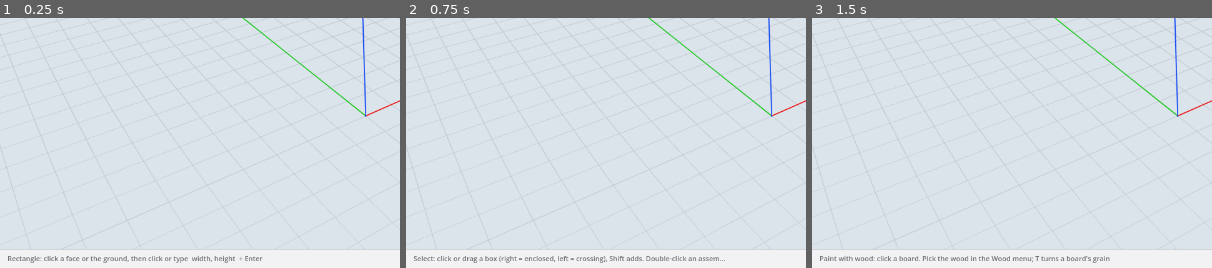
Above: before the commit, frames 1-3 (left to right).
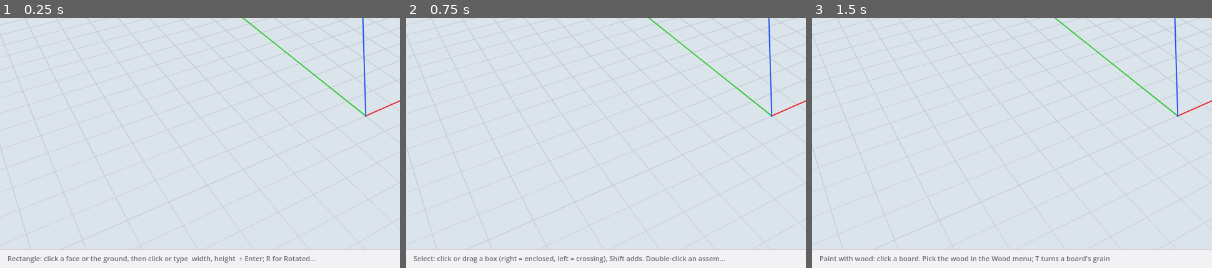
Above: after the commit, the same moments.

Repository: wweatherall/Napkin
Game: Godot game, scene res://main.tscn
Same seed, same stepped clock (60 frames per second), same inputs: the game is played once before the commit and once after it.
Inputs:
- Up to frame 1 (0.25 s): no input
- Up to frame 2 (0.75 s): click "Select" at 0.5 s
- Up to frame 3 (1.5 s): click "Paint" at 1.25 s
The pictures show only the part of the screen within x 0-50%, y 50-100%; the shares and areas given below are measured in that part.

The runs differ from the first frame. In frame 1, 0.1% of the frame differs, in the area x 65-79%, y 95-98%; in frame 2, nothing differs; in frame 3, nothing differs.
Error in both runs: Invalid assignment of property or key 'text' with value of type 'String' on a base object of type 'Nil'. (res://worker_process.gd:231)

Commit message:
H129: Rotated Rectangle (R toggle, 3-point gesture, rotated op/Plane)
Architecture-Impact: in the handoff - H129

Diff:
--- a/viewport/main.gd
+++ b/viewport/main.gd
@@ -938,7 +938,7 @@
 
 # The window <-> worker protocol's version (docs/protocol.md): bump it when a message or shared-file field changes.
 # The worker reports its own (worker/serve.py PROTOCOL_VERSION) in hello; a worker speaking another isn't shared.
-const PROTOCOL_VERSION := 13
+const PROTOCOL_VERSION := 14
 
 
 func _send_open() -> void:
--- a/viewport/measure_box.gd
+++ b/viewport/measure_box.gd
@@ -277,17 +277,20 @@
 			if tool == "arc" and active.radius_input() and txt.to_lower().ends_with("r"):
 				suffix = "r"
 				txt = txt.left(-1).strip_edges()
-			var texts := txt.split(",") if tool == "rect" else PackedStringArray([txt])
+			var wants_pair: bool = tool == "rect" and (not active.has_method("expects_pair") or active.expects_pair())
+			var allow_pair: bool = wants_pair or (tool == "rect" and active.has_method("accepts_pair") and active.accepts_pair())
+			var pair_input: bool = wants_pair or (allow_pair and txt.contains(","))
+			var texts := txt.split(",") if pair_input else PackedStringArray([txt])
 			var du := default_unit()
 			# Worked out here, at once, the way FreeCAD would (units.gd evaluate_length: 150, 3/4", 1' 6 1/2",
 			# 5in + 23mm, 1'-6" = 6", I35; bare numbers in the model's units, I59): drafts never wait for FreeCAD.
 			# What it declines goes to FreeCAD (T32).
-			var here := Units.evaluate_pair(txt, du) if tool == "rect" else Units.evaluate_length(txt, du)
+			var here := Units.evaluate_pair(txt, du) if pair_input else Units.evaluate_length(txt, du)
 			if here.ok:
 				length_pending = {}
 				if _adopt_typed_units(txt):
-					active.typed("%.12f,%.12f" % [here.a_mm, here.b_mm] if tool == "rect" else ("%.12f" % here.mm) + suffix)
-			elif texts.size() != (2 if tool == "rect" else 1):
+					active.typed("%.12f,%.12f" % [here.a_mm, here.b_mm] if pair_input else ("%.12f" % here.mm) + suffix)
+			elif texts.size() != (2 if pair_input else 1):
 				m.ui_sync.text = "Enter two lengths separated by a comma"
 			else:
 				length_id += 1
--- a/viewport/presenter.gd
+++ b/viewport/presenter.gd
@@ -441,6 +441,11 @@
 	var origin := Vector3(src["point"][0], src["point"][1], src["point"][2]) if pl.has("on") else Vector3(src["origin"][0], src["origin"][1], src["origin"][2])
 	var n := Vector3(src["normal"][0], src["normal"][1], src["normal"][2])
 	var b: Array = Geo.plane_basis(n)
+	if op["type"] == "rect" and op.get("x") != null:
+		var bx := Vector3(op["x"][0], op["x"][1], op["x"][2])
+		bx = (bx - n * bx.dot(n)).normalized()
+		if bx.length() > 0.5:
+			b = [bx, n.cross(bx).normalized()]
 	var pts: PackedVector3Array
 	var tris: PackedVector3Array
 	var lines := PackedVector3Array()
--- a/viewport/tests/harness.gd
+++ b/viewport/tests/harness.gd
@@ -94,7 +94,8 @@
 	await _frames(3)
 
 func _rect(start_m: Vector3, toward_m: Vector3, dims: String) -> void:
-	await _key(KEY_R)
+	if m.tool != "rect": await _key(KEY_R)
+	else: m.set_tool("rect"); await _frames(1)
 	await _drag_to(start_m, 10); await _press()
 	await _drag_to(toward_m, 10)
 	await _type(dims + "\n")
@@ -210,6 +211,7 @@
 	m.doc.restore_counters()
 	m.sync()
 	await _wait_confirm()
+	m.tools["rect"].rotated = false
 	m.set_tool("rect")
 	_q_fresh_ms += Time.get_ticks_msec() - _q_mark
 
--- a/viewport/tests/quick/rect.gd
+++ b/viewport/tests/quick/rect.gd
@@ -86,3 +86,64 @@
 		count_before_undo == 2 and count_after_undo == 1 and m.ops.size() == 1
 		and m.ops.back()["id"] == rid and m.ops.back()["size"] == [80.0, 90.0],
 		[count_before_undo, count_after_undo, m.ops])
+
+	# 3. Rotated Rectangle (H129, T84): R toggle, tool switch reset, 3-click rotated rect, typed length/width, amend.
+	await harness._fresh("rect_rotated")
+	await harness._view(Vector3(300, 200, 0), -30, -50, 1.4)
+	m.set_tool("rect")
+	await harness._key(KEY_R)
+	var toggled_on: bool = m.tools["rect"].rotated and m.tools["rect"].tip() == "Rotated Rectangle" and "Rotated Rectangle:" in m.tools["rect"].hint()
+	await harness._key(KEY_P)
+	await harness._key(KEY_R)
+	var reset_on_switch: bool = not m.tools["rect"].rotated and m.tools["rect"].tip() == "Rectangle"
+	harness._ok("R toggles Rotated Rectangle and switching tools resets to Rectangle",
+		toggled_on and reset_on_switch, [toggled_on, reset_on_switch, m.tools["rect"].tip(), m.tools["rect"].hint()])
+
+	await harness._key(KEY_R)
+	await harness._drag_to(Vector3(0, 0, 0), 4); await harness._button(true); await harness._button(false)
+	await harness._drag_to(Vector3(80, 60, 0), 6)
+	var label_edge: String = m.tools["rect"].vcb_label()
+	await harness._button(true); await harness._button(false)
+	await harness._drag_to(Vector3(-30, 40, 0), 6)
+	var label_width: String = m.tools["rect"].vcb_label()
+	await harness._button(true); await harness._button(false)
+	await harness._wait_confirm()
+	var rot_op: Dictionary = m.ops.back().duplicate(true)
+	var rot_pts: PackedVector3Array = m.rects.get(rot_op.get("id", ""), {}).get("pts", PackedVector3Array())
+	var expected_pts := [Vector3(0, 0, 0), Vector3(80, 60, 0), Vector3(50, 100, 0), Vector3(-30, 40, 0)]
+	var pts_ok := rot_pts.size() == 4
+	if pts_ok:
+		for i in 4:
+			if rot_pts[i].distance_to(expected_pts[i]) > 0.01:
+				pts_ok = false
+	harness._ok("3-click rotated rectangle draws rotated draft, emits x, and confirms in FreeCAD",
+		m.ops.size() == 1 and label_edge == "Length" and label_width == "Width"
+		and rot_op.has("x") and Vector3(rot_op["x"][0], rot_op["x"][1], rot_op["x"][2]).distance_to(Vector3(0.8, 0.6, 0)) < 0.01
+		and is_equal_approx(float(rot_op["size"][0]), 100.0) and is_equal_approx(float(rot_op["size"][1]), 50.0)
+		and pts_ok and m.doc.confirmed_ids.has(rot_op["id"]) and m.reject_note == "",
+		[label_edge, label_width, rot_op, rot_pts, m.doc.confirmed_ids.has(rot_op.get("id", "")), m.reject_note])
+
+	# Typed first-edge length and perpendicular width, then after-the-fact length, width amend.
+	await harness._drag_to(Vector3(200, 0, 0), 4); await harness._button(true); await harness._button(false)
+	await harness._drag_to(Vector3(260, 80, 0), 6)
+	await harness._type("150\n")
+	await harness._drag_to(Vector3(120, 60, 0), 6)
+	await harness._type("40\n")
+	await harness._wait_confirm()
+	var typed_op: Dictionary = m.ops.back().duplicate(true)
+	harness._ok("typing first-edge length and width commits rotated rectangle",
+		m.ops.size() == 2 and typed_op.has("x")
+		and Vector3(typed_op["x"][0], typed_op["x"][1], typed_op["x"][2]).distance_to(Vector3(0.6, 0.8, 0)) < 0.01
+		and is_equal_approx(float(typed_op["size"][0]), 150.0) and is_equal_approx(float(typed_op["size"][1]), 40.0)
+		and m.doc.confirmed_ids.has(typed_op["id"]) and m.reject_note == "",
+		[m.ops.size(), typed_op, m.reject_note])
+
+	await harness._type("200, 60\n")
+	await harness._wait_confirm()
+	var amended_rot: Dictionary = m.ops.back()
+	harness._ok("after-the-fact length, width amend preserves rotated axes",
+		m.ops.size() == 2 and amended_rot["id"] == typed_op["id"]
+		and amended_rot.get("x") == typed_op.get("x")
+		and is_equal_approx(float(amended_rot["size"][0]), 200.0) and is_equal_approx(float(amended_rot["size"][1]), 60.0)
+		and m.doc.confirmed_ids.has(typed_op["id"]) and m.reject_note == "",
+		[amended_rot, m.reject_note])
--- a/viewport/tools/rect_tool.gd
+++ b/viewport/tools/rect_tool.gd
@@ -1,28 +1,61 @@
 extends "res://tools/tool.gd"
 ## Rectangle (R): click a face or the ground, then click or type  width, height  + Return.
+## Pressing R again toggles Rotated Rectangle (3-point: start, first edge, width; I64).
 ## Started with a click, it ends with a click; started with a press-and-drag (or a press held down), it ends
 ## when you let go (tool.gd, I43).
 
 const TOOL := {"id": "rect", "label": "Rectangle", "tip": "Rectangle (R)", "key": KEY_R, "order": 30, "show_links": true}   # the toolbar, the Tools menu and the key (tool_registry.gd)
+const LINE_COLOR := Color(0.1, 0.2, 0.6)
+
+enum Stage { IDLE, EDGE, WIDTH }
 
 var state := {}
+var stage := Stage.IDLE
+var rotated := false
 var last_oid := ""
 var last_meta := {}
 
 
 func reset() -> void:
+	_clear_gesture()
+	if ctx != null and not ctx.ui.tool_active("rect"): rotated = false
+
+
+func _clear_gesture() -> void:
 	state = {}
+	stage = Stage.IDLE
 	press_reset()
 	last_oid = ""
 	last_meta = {}
+	if ctx != null: ctx.view.clear_preview()
+
+
+func tip() -> String:
+	return "Rotated Rectangle" if rotated else "Rectangle"
 
 
 func hint() -> String:
-	return "Rectangle: click a face or the ground, then click or type  width, height  + Enter"
+	if rotated:
+		return "Rotated Rectangle: click start, click end of first edge, then click width; R for Rectangle"
+	return "Rectangle: click a face or the ground, then click or type  width, height  + Enter; R for Rotated Rectangle"
+
+
+func key(event: InputEventKey) -> bool:
+	if event.keycode != KEY_R or event.ctrl_pressed or event.meta_pressed or event.alt_pressed:
+		return false
+	# Once typing a length, letters can belong to its unit.
+	if not ctx.ui.typed_text().is_empty(): return false
+	_clear_gesture()
+	rotated = not rotated
+	ctx.view.hide_marker()
+	ctx.ui.refresh_hint()
+	ctx.ui.refresh_measurements()
+	ctx.ui.refresh_tip(ctx.pick.cursor())
+	return true
 
 
 func busy() -> bool:
-	if state.get("active", false): return true
+	if stage != Stage.IDLE: return true
 	if last_oid != "" and not ctx.document.is_last(last_oid):
 		last_oid = ""
 		last_meta = {}
@@ -30,49 +63,84 @@
 
 
 func in_gesture() -> bool:
-	return state.get("active", false)        # (after a rectangle, typing amends it; that isn't a gesture)
+	return stage != Stage.IDLE        # (after a rectangle, typing amends it; that isn't a gesture)
+
+
+func expects_pair() -> bool:
+	return not rotated or stage == Stage.IDLE
+
+
+func accepts_pair() -> bool:
+	return stage != Stage.EDGE
 
 
 func mouse_moved(screen: Vector2) -> void:
 	press_moved(screen)
-	if state.get("active", false):
+	if stage == Stage.EDGE:
+		_edge_drag(screen)
+	elif stage == Stage.WIDTH:
 		_rect_drag(screen)
 	else:
 		ctx.view.marker(ctx.pick.snap(ctx.pick.hit(screen), screen))
 
 
 func click(screen: Vector2) -> void:
-	if not state.get("active", false):
+	if stage == Stage.IDLE:
 		last_oid = ""
 		last_meta = {}
 		var p := ctx.pick.snap(ctx.pick.hit(screen), screen)
 		if not p.get("hit", false): return
-		if ctx.selection.edit_blocked(p["body"]): return
-		var n: Vector3 = p["normal"]
-		var b := Geo.plane_basis(n)
 		var on: String = p["body"]
 		if p["rect"] != "": on = ctx.model.profile(p["rect"]).get("on", "")
-		state = {"active": true, "origin": p["point"], "n": n, "x": b[0], "y": b[1], "on": on, "du": 0.0, "dv": 0.0}
-		press_started(screen)
+		if ctx.selection.edit_blocked(on): return
+		var n: Vector3 = p["normal"]
+		if rotated:
+			state = {"origin": p["point"], "end": p["point"], "n": n, "x": Vector3.ZERO, "y": Vector3.ZERO,
+				"on": on, "du": 0.0, "dv": 0.0, "rotated": true, "point_snap": false}
+			stage = Stage.EDGE
+			ctx.ui.refresh_measurements()
+		else:
+			var b := Geo.plane_basis(n)
+			state = {"origin": p["point"], "n": n, "x": b[0], "y": b[1], "on": on,
+				"du": 0.0, "dv": 0.0, "rotated": false, "point_snap": false}
+			stage = Stage.WIDTH
+			press_started(screen)
+	elif stage == Stage.EDGE:
+		var v := _plane_vec(state["end"] - state["origin"])
+		if v.length() < GEOMETRY_TOLERANCE_MM or not pointer_distance_ok(v.length(), state.get("point_snap", false)):
+			return
+		_lock_edge(v.normalized(), v.length())
 	else:
 		_finish_rect()
 
 
 func release(screen: Vector2) -> void:
+	if rotated or stage != Stage.WIDTH: return
 	if not press_released().get("drag", false): return   # a click: the rectangle ends with the next click
-	if not state.get("active", false): return
 	_rect_drag(screen)
 	_finish_rect()     # a drag: it ends here
 
 
 func typed(txt: String) -> void:
-	if not state.get("active", false):
+	if stage == Stage.IDLE:
 		_amend_last_rect(txt)
 		return
+	if rotated and stage == Stage.EDGE:
+		var length := float(txt)
+		var v := _plane_vec(state["end"] - state["origin"])
+		if not is_finite(length) or length < GEOMETRY_TOLERANCE_MM or v.length() < GEOMETRY_TOLERANCE_MM: return
+		_lock_edge(v.normalized(), length)
+		return
 	var parts := txt.split(",")
+	if rotated and stage == Stage.WIDTH and parts.size() == 1:
+		var width := absf(float(parts[0]))
+		if not is_finite(width) or width < GEOMETRY_TOLERANCE_MM: return
+		var sv := -1.0 if state["dv"] < 0 else 1.0
+		commit_rect(state["du"], width * sv)
+		return
 	if parts.size() != 2: return
 	var w := absf(float(parts[0])); var h := absf(float(parts[1]))
-	var su := -1.0 if state["du"] < 0 else 1.0
+	var su := 1.0 if rotated else (-1.0 if state["du"] < 0 else 1.0)
 	var sv := -1.0 if state["dv"] < 0 else 1.0
 	commit_rect(w * su, h * sv)
 
@@ -95,17 +163,23 @@
 	var oid := last_oid
 	var meta := last_meta.duplicate()
 	ctx.document.remove(oid, false)
-	state = {"active": false, "origin": meta["origin"], "n": meta["n"], "x": meta["x"], "y": meta["y"],
-			 "on": meta["on"], "du": meta["du"], "dv": meta["dv"]}
+	state = {"origin": meta["origin"], "n": meta["n"], "x": meta["x"], "y": meta["y"],
+		"on": meta["on"], "du": meta["du"], "dv": meta["dv"], "rotated": meta.get("rotated", false)}
 	commit_rect(w * float(meta["su"]), h * float(meta["sv"]), oid)
 
 
 func vcb_label() -> String:
+	if rotated:
+		if stage == Stage.EDGE: return "Length"
+		if stage == Stage.WIDTH: return "Width"
 	return "Dimensions"
 
 
 func vcb_value() -> String:
-	if state.get("active", false):
+	if stage == Stage.EDGE:
+		return ctx.ui.format_length(state["du"])
+	if stage == Stage.WIDTH:
+		if rotated: return ctx.ui.format_length(absf(state["dv"]))
 		return "%s, %s" % [ctx.ui.format_length(absf(state["du"])), ctx.ui.format_length(absf(state["dv"]))]
 	if last_oid != "":
 		if ctx.document.is_last(last_oid) and not ctx.document.op(last_oid).is_empty():
@@ -115,25 +189,69 @@
 	return ""
 
 
-func _rect_drag(screen: Vector2) -> void:
+func _plane_hit(screen: Vector2) -> Dictionary:
 	var ray := ctx.pick.ray(screen)
 	var o: Vector3 = ray["origin"]
 	var d: Vector3 = ray["direction"]
 	var n: Vector3 = state["n"]
 	var den := d.dot(n)
-	if absf(den) < 1e-6: return
+	if absf(den) < 1e-6: return {}
 	var t: float = (state["origin"] - o).dot(n) / den
 	var q: Vector3 = o + d * t
 	var p := ctx.pick.snap({"hit": true, "point": q, "normal": n, "body": state["on"], "rect": ""}, screen)
+	return {"q": q, "p": p}
+
+
+func _plane_vec(v: Vector3) -> Vector3:
+	var n: Vector3 = state["n"]
+	return v - n * v.dot(n)
+
+
+func _edge_drag(screen: Vector2) -> void:
+	var hit := _plane_hit(screen)
+	if hit.is_empty(): return
+	var p: Dictionary = hit["p"]
+	var v := _plane_vec(p["point"] - state["origin"])
+	if p.get("snap", "grid") != "grid" and v.length() < GEOMETRY_TOLERANCE_MM:
+		p = ctx.pick.on_grid({"hit": true, "point": hit["q"], "normal": state["n"], "body": state["on"], "rect": ""})
+		v = _plane_vec(p["point"] - state["origin"])
+	ctx.view.marker(p)
+	state["point_snap"] = p.get("snap", "") in ["endpoint", "midpoint", "on edge"]
+	state["end"] = state["origin"] + v
+	state["du"] = v.length()
+	ctx.view.preview(PackedVector3Array(), "profile", PackedVector3Array([state["origin"], state["end"]]), LINE_COLOR)
+	ctx.ui.refresh_measurements()
+
+
+func _lock_edge(dir: Vector3, length: float) -> void:
+	press_reset()
+	state["x"] = dir
+	state["y"] = state["n"].cross(dir).normalized()
+	state["du"] = length
+	state["dv"] = 0.0
+	state["point_snap"] = false
+	stage = Stage.WIDTH
+	ctx.view.hide_marker()
+	_preview_rect(length, 0.0)
+	ctx.ui.refresh_measurements()
+
+
+func _rect_drag(screen: Vector2) -> void:
+	var hit := _plane_hit(screen)
+	if hit.is_empty(): return
+	var p: Dictionary = hit["p"]
 	var v: Vector3 = p["point"] - state["origin"]
-	if p.get("snap", "grid") != "grid" and (absf(v.dot(state["x"])) < GEOMETRY_TOLERANCE_MM or absf(v.dot(state["y"])) < GEOMETRY_TOLERANCE_MM):
+	var bad_snap: bool = absf(v.dot(state["y"])) < GEOMETRY_TOLERANCE_MM if state.get("rotated", false) \
+		else (absf(v.dot(state["x"])) < GEOMETRY_TOLERANCE_MM or absf(v.dot(state["y"])) < GEOMETRY_TOLERANCE_MM)
+	if p.get("snap", "grid") != "grid" and bad_snap:
 		# a point snap that leaves a side at zero (the start corner, the edge you started on) can't make a
 		# rectangle: ignore it and follow the cursor (I44)
-		p = ctx.pick.on_grid({"hit": true, "point": q, "normal": n, "body": state["on"], "rect": ""})
+		p = ctx.pick.on_grid({"hit": true, "point": hit["q"], "normal": state["n"], "body": state["on"], "rect": ""})
 		v = p["point"] - state["origin"]
 	ctx.view.marker(p)
 	state["point_snap"] = p.get("snap", "") in ["endpoint", "midpoint", "on edge"]
-	state["du"] = v.dot(state["x"])
+	if not state.get("rotated", false):
+		state["du"] = v.dot(state["x"])
 	state["dv"] = v.dot(state["y"])
 	_preview_rect(state["du"], state["dv"])
 	ctx.ui.refresh_measurements()
@@ -142,11 +260,12 @@
 func _preview_rect(du: float, dv: float) -> void:
 	var pts := Geo.rect_points(state["origin"], state["x"], state["y"], du, dv)
 	var tris := PackedVector3Array([pts[0], pts[1], pts[2], pts[0], pts[2], pts[3]])
-	ctx.view.preview(tris, "profile", PackedVector3Array([pts[0], pts[1], pts[1], pts[2], pts[2], pts[3], pts[3], pts[0]]), Color(0.1, 0.2, 0.6))
+	ctx.view.preview(tris, "profile", PackedVector3Array([pts[0], pts[1], pts[1], pts[2], pts[2], pts[3], pts[3], pts[0]]), LINE_COLOR)
 
 
 func _finish_rect() -> void:
-	if not pointer_distance_ok(minf(absf(state["du"]), absf(state["dv"])), state.get("point_snap", false)): return
+	var d: float = absf(state["dv"]) if state.get("rotated", false) else minf(absf(state["du"]), absf(state["dv"]))
+	if not pointer_distance_ok(d, state.get("point_snap", false)): return
 	commit_rect(state["du"], state["dv"])
 
 
@@ -154,6 +273,7 @@
 	if absf(du) < GEOMETRY_TOLERANCE_MM or absf(dv) < GEOMETRY_TOLERANCE_MM: return
 	var rid := reuse_oid if reuse_oid != "" else ctx.document.next_id("r")
 	var n: Vector3 = state["n"]
+	var is_rotated: bool = state.get("rotated", rotated)
 	var plane := {}
 	if state["on"] != "":
 		plane = {"on": {"body": state["on"], "normal": Geo.arr3(n), "point": Geo.arr3(state["origin"])}}
@@ -161,14 +281,18 @@
 		plane = {"origin": Geo.arr3(state["origin"]), "normal": Geo.arr3(n)}
 	var op := {"id": rid, "type": "rect", "plane": plane,
 			   "corner": [minf(0, du), minf(0, dv)], "size": [absf(du), absf(dv)]}
+	if is_rotated:
+		op["x"] = Geo.arr3(state["x"])
 	ctx.document.append(op)
 	ctx.view.register_profile(op)
 	last_oid = rid
 	last_meta = {
 		"origin": state["origin"], "n": n, "x": state["x"], "y": state["y"], "on": state["on"],
 		"su": -1.0 if du < 0 else 1.0, "sv": -1.0 if dv < 0 else 1.0, "du": du, "dv": dv,
+		"rotated": is_rotated,
 	}
 	state = {}
+	stage = Stage.IDLE
 	ctx.view.clear_preview()
 	ctx.document.sync()
 	ctx.ui.refresh_measurements()
Not shown, changed: docs/handoff/H129-t84-rotated-rectangle.md
